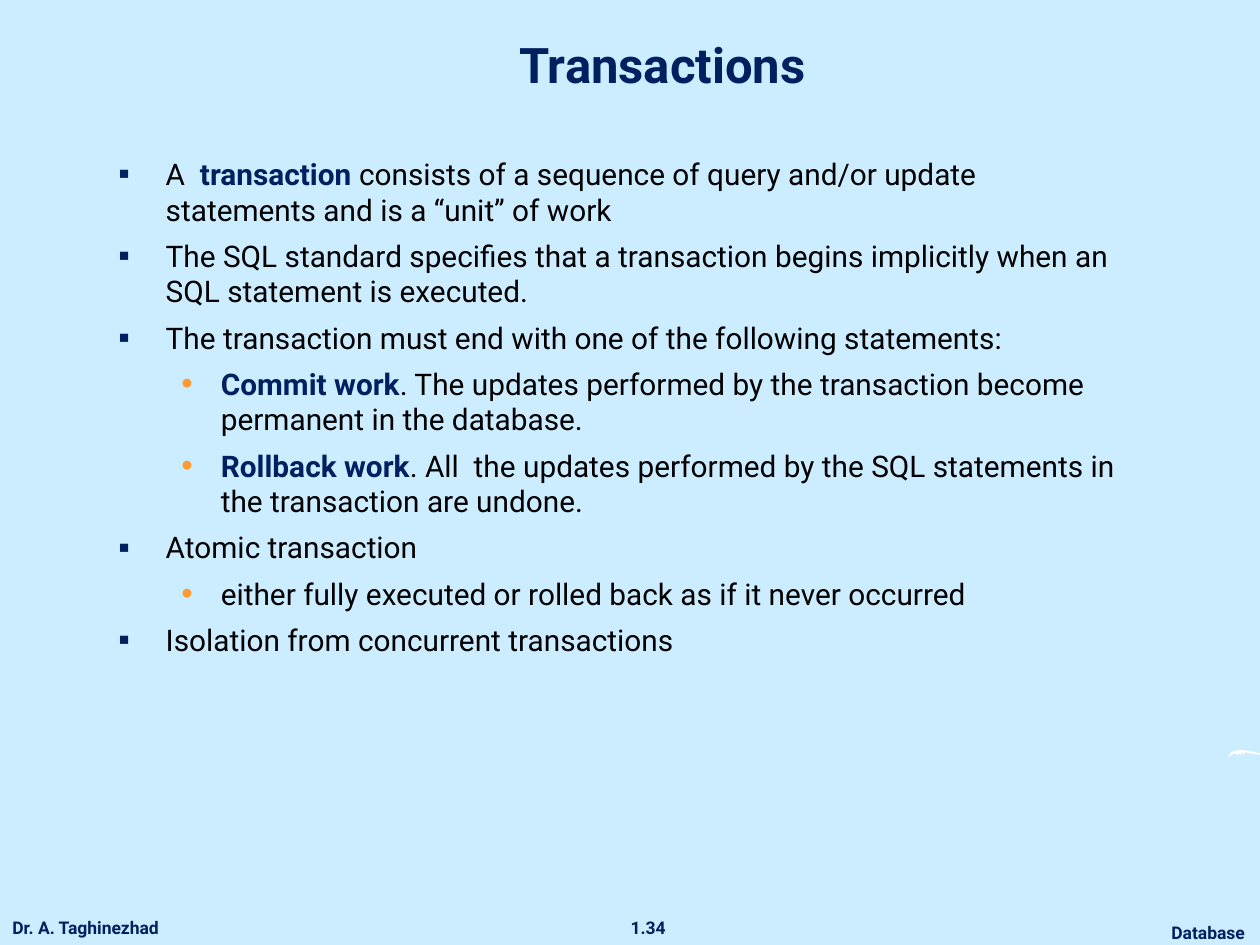
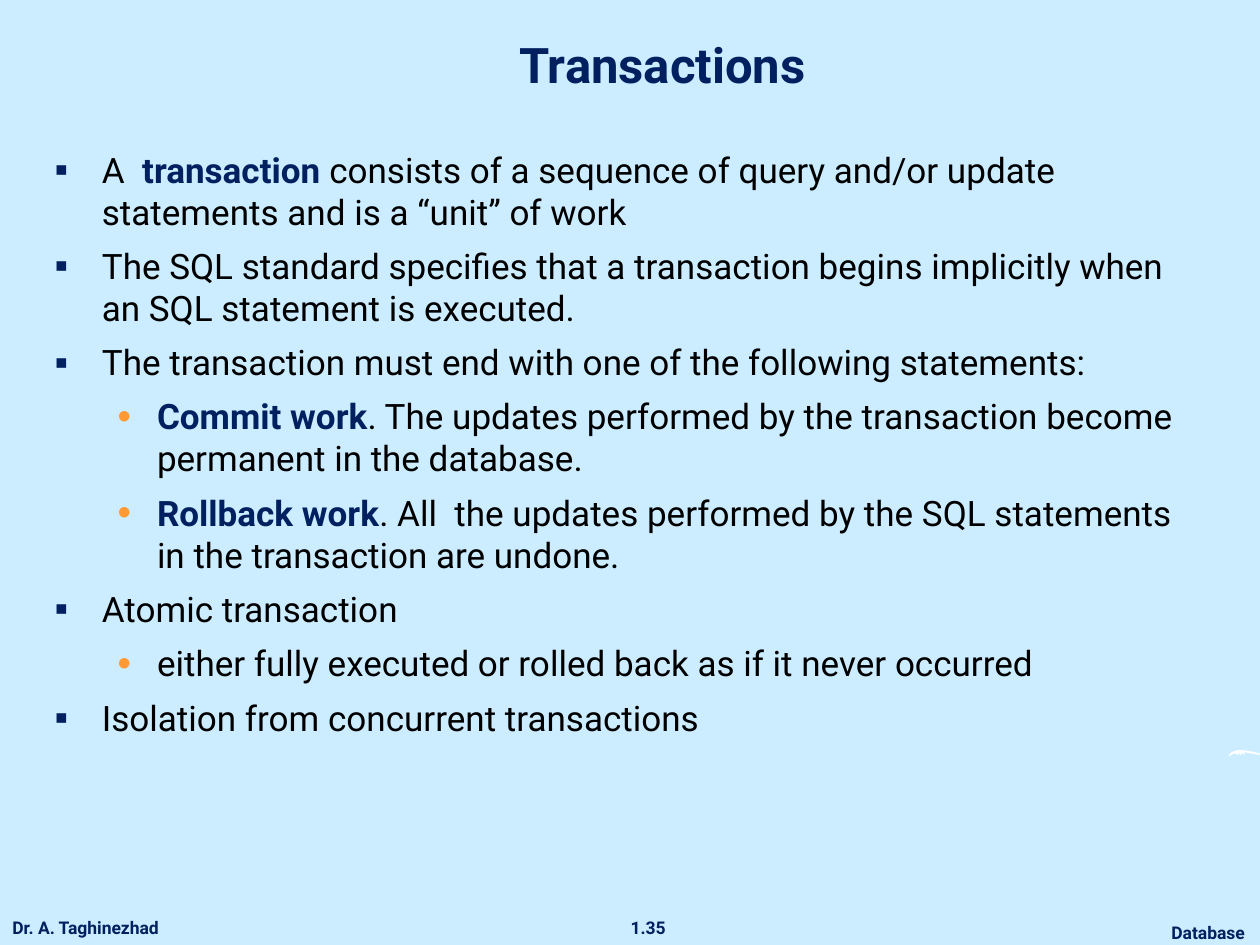
Before and after one commit to ataghinezhad/ataghinezhad.github.io, a slide deck: slide 35 of courses/downloads/temp/Database_Lec4.pptx (slide 34 before the commit). Drawn at 1260x945 pixels with LibreOffice and Linux fonts; fonts in the diff are those of the drawing; background and template pictures are left out. Boxes give left, top, right and bottom in pixels: in the first picture for what was removed or moved away, otherwise in the second. Text is boxed around its words. In the diff, an @@ line names an element or a change of style, - is before the commit and + after.

Commit message:
update database lecture 4

```diff
--- a/courses/downloads/temp/Database_Lec4.pptx
+++ b/courses/downloads/temp/Database_Lec4.pptx
@@ text "A transaction consists of a ...": place and size @@
-text "A transaction consists of a ..." at [166,162,1115,652]
+text "A transaction consists of a ..." at [102,156,1172,732]
@@ text "A transaction consists of a ..." at [102,156,1172,732]: size 17 to 20 pt; more space between paragraphs @@
@@ page number at [631,921,666,934]: text changed @@
-1.34
+1.35
```
Also in this commit, not shown: 39 other slides changed, 2 slides added, 1 slide removed, 1 other file.
